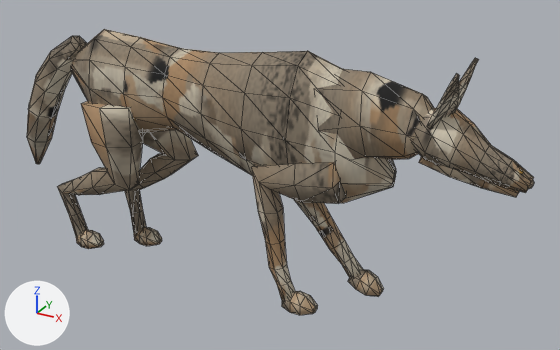
What one commit did to the glTF model assets_src/canids/wolf_stalk_lod1.glb.
Rendered twice from a 50 mm lens placed at (0.861, -1.303, 0.938), pointed at (0.123, 0.038, 0.268). Every picture has the same lights, and +X, +Y and +Z are marked at lower left. The first picture is the older version. Mesh edges are drawn as thin lines. Where no turn or scale is listed for an object, it has been applied to the vertices. Vertices at exactly the same position are counted once.

The first picture shows 'wolf_stalk_lod1_mesh'.
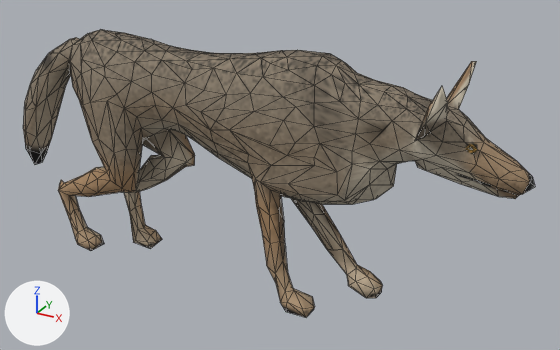
Patch to the scene script:
```diff
--- a/assets_src/canids/wolf_stalk_lod1.glb.py
+++ b/assets_src/canids/wolf_stalk_lod1.glb.py
@@ me_wolf_stalk_lod1_mesh @@
 # used by ob_wolf_stalk_lod1_mesh; location = (0.0, 0.0, 0.0)
-me_wolf_stalk_lod1_mesh.from_pydata(...)  # 682 vertices, 1300 faces; spans x -0.574..0.652, y -0.082..0.082, z 0.0..0.572
+me_wolf_stalk_lod1_mesh.from_pydata(...)  # 652 vertices, 1300 faces; spans x -0.581..0.655, y -0.1..0.099, z 0.0..0.561
+# me_wolf_stalk_lod1_mesh part 1: the loose piece of 110 vertices spanning x -0.406..0.395, y -0.075..0.075, z 0.241..0.559 is rebuilt with 652 vertices and now spans x -0.581..0.655, y -0.1..0.099, z 0.0..0.561
+# me_wolf_stalk_lod1_mesh part 2: 15 loose pieces with 572 vertices, spanning x -0.574..0.652, y -0.082..0.082, z 0.0..0.572, are deleted
 me_wolf_stalk_lod1_mesh.materials.append(mat_wolf_far)
```

Boxes [x1, y1, x2, y2] around the edits, measured in the pictures (560 x 350 px):
'wolf_stalk_lod1_mesh', reshaped
    before: [27, 29, 534, 315]
    after: [23, 30, 535, 317]
part 1 of me_wolf_stalk_lod1_mesh, rebuilt (57% wider, 65% taller)
    before: [71, 29, 396, 203]
    after: [23, 30, 535, 317]
part 2 of me_wolf_stalk_lod1_mesh, deleted (brown)
    before: [27, 36, 534, 315]
